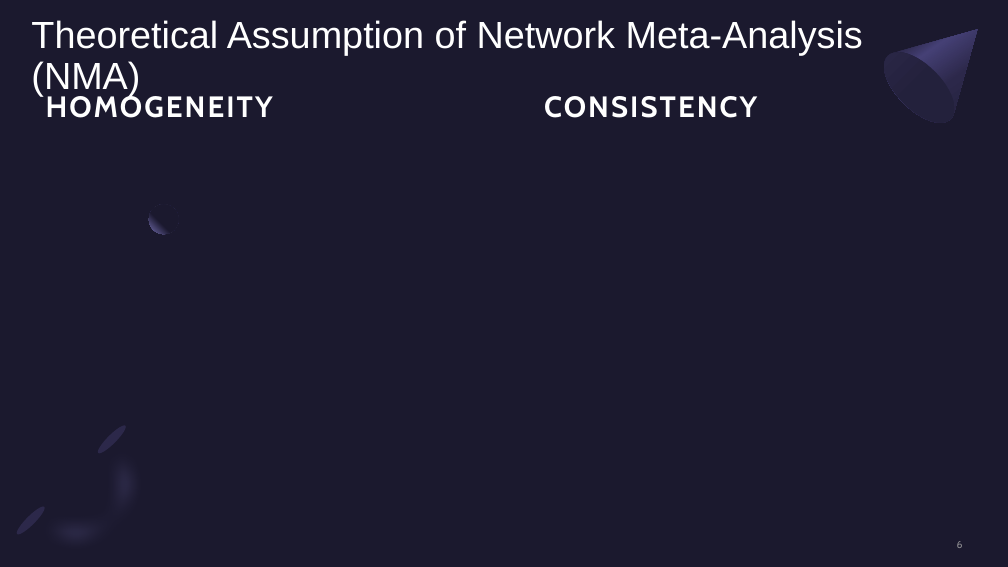
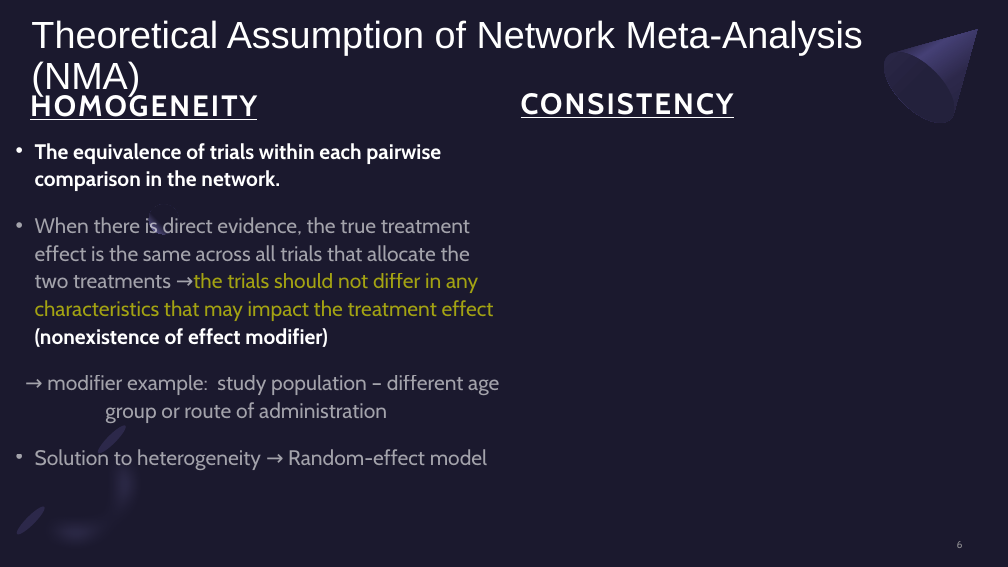
Before and after one commit to psyen0824/NMA, a slide deck: slide 6 of NMA_01Mar2024.pptx. Drawn at 1008x567 pixels with LibreOffice and Linux fonts; fonts in the diff are those of the drawing; grey boxes stand for pictures; background and template pictures are left out. Boxes give left, top, right and bottom in pixels: in the first picture for what was removed or moved away, otherwise in the second. Text is boxed around its words. In the diff, an @@ line names an element or a change of style, - is before the commit and + after.

```diff
--- a/NMA_01Mar2024.pptx
+++ b/NMA_01Mar2024.pptx
@@ text "HOMOGENEITY": place and size @@
-text "HOMOGENEITY" at [46, 92, 273, 118]
+text "HOMOGENEITY" at [30, 91, 257, 120]
@@ text "HOMOGENEITY" at [30, 91, 257, 120]: underline on @@
@@ text "CONSISTENCY" at [521, 93, 734, 118]: underline on @@
@@ text "CONSISTENCY": place and size @@
-text "CONSISTENCY" at [544, 96, 757, 118]
+text "CONSISTENCY" at [521, 93, 734, 118]
@@ text added at [35, 143, 499, 470], 20 pt, text #FFFFFF at 60% opacity @@
+• The equivalence of trials within each pairwise comparison in the network.
+• When there is direct evidence, the true treatment effect is the same across all trials that allocate the two treatments →the trials should not differ in any characteristics that may impact the treatment effect (nonexistence of effect modifier)
+→ modifier example: study population – different age group or route of administration
+• Solution to heterogeneity → Random-effect model
```
Also in this commit, not shown: 6 other slides changed, 2 slides added, 1 other file.
